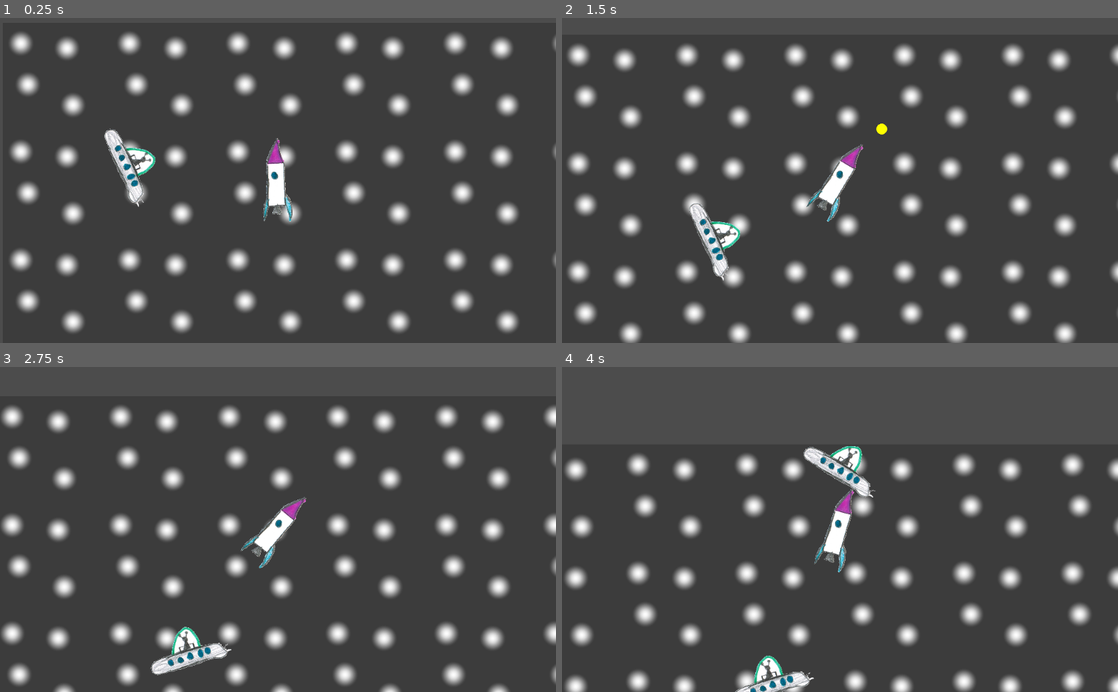
Above: before the commit, frames 1-4 (two rows, left to right).
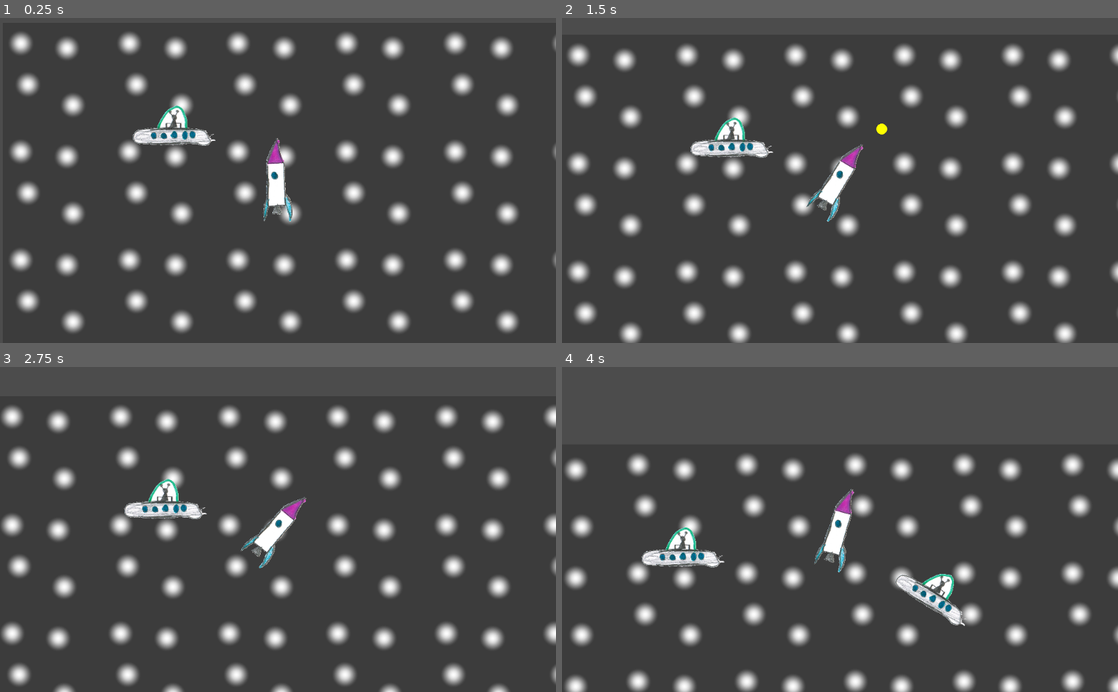
Above: after the commit, the same moments.

Repository: the-g-force/FamJam-April2020
Game: Godot game, scene res://src/Level.tscn
The game is run twice, just before and just after one commit, with the same random seed, the same clock (stepped at 60 frames per second) and the same inputs.
Inputs:
- Up to frame 1 (0.25 s): no input
- Up to frame 2 (1.5 s): hold Right (TurnRight) 0.53-1.28 s; tap Space (Fire) at 0.6, 1.35 s; hold Left (TurnLeft) from 1.28 s (still down)
- Up to frame 3 (2.75 s): release Left (TurnLeft) at 2.03 s; hold Right (TurnRight) from 2.03 s (still down); tap Space (Fire) at 2.1 s
- Up to frame 4 (4 s): release Right (TurnRight) at 2.78 s; hold Up (Thrust) 2.78-3.53 s; tap Space (Fire) at 2.85, 3.6 s; hold Left (TurnLeft) from 3.53 s (still down)

The runs differ from the first frame. In frame 1, 1.8% of the frame differs, in the area x 18-39%, y 26-59%; in frame 2, 1.8%; in frame 3, 1.8%; in frame 4, 3.4%, in the area x 14-73%, y 24-100%.

Commit message:
Refactor the UFO to be an area
The Paths object is now responsible for pathfollowing logic

Diff:
--- a/project/src/Paths.gd
+++ b/project/src/Paths.gd
@@ -1,11 +1,21 @@
 extends Node2D
 
+export var ufo_speed : float = 100
+
 var enemy = preload("res://src/UFO.tscn")
+
 onready var paths = $Paths
-var path
 
 func _on_Timer_timeout():
-	randomize()
-	var UFO = enemy.instance()
-	path = paths.get_children()[randi () % paths.get_child_count()]
-	path.add_child(UFO)
+	var ufo = enemy.instance()
+	var path_follow = PathFollow2D.new()
+	path_follow.add_child(ufo)
+
+	var path = paths.get_children()[randi () % paths.get_child_count()]
+	path.add_child(path_follow)
+
+func _process(delta:float):
+	for p in $Paths.get_children():
+		var path = p as Path2D
+		for ufo_path_follow in path.get_children():
+			ufo_path_follow.offset += ufo_speed * delta
--- a/project/src/UFO.gd
+++ b/project/src/UFO.gd
@@ -1,20 +1,16 @@
-extends PathFollow2D
+extends Area2D
 
 export var speed = 100
-var dead = false
+
+var _dead = false
+
 onready var explosion = $Boom
-
-func _process(delta):
-	if dead == false:
-		offset += speed*delta
-		if unit_offset > 1:
-			queue_free()
 
 func _on_body_entered(body):
 	if body.is_in_group("Bullet"):
-		if dead == false:
+		if _dead == false:
 			explosion.play()
-			dead = true
+			_dead = true
 			body.queue_free()
 			yield(get_tree().create_timer(0.5), "timeout")
 			queue_free()
--- a/project/src/UFO.tscn
+++ b/project/src/UFO.tscn
@@ -4,22 +4,21 @@
 [ext_resource path="res://src/UFO.gd" type="Script" id=2]
 [ext_resource path="res://assets/sfx/bad_explosion.wav" type="AudioStream" id=3]
 
-[node name="PathFollow2D" type="PathFollow2D" groups=[
-"Enemy",
-]]
+[node name="Area2D" type="Area2D"]
+position = Vector2( 240.064, 108.029 )
+collision_layer = 2
+collision_mask = 3
 script = ExtResource( 2 )
+__meta__ = {
+"_edit_group_": true
+}
+
+[node name="CollisionShape2D" type="CollisionPolygon2D" parent="."]
+polygon = PoolVector2Array( 63.1086, 29.4978, -71.2846, 27.8688, -35.4464, 7.5062, 2.83528, -34.848, 23.1979, 2.61916 )
 
 [node name="Sprite" type="Sprite" parent="."]
 scale = Vector2( 0.2, 0.2 )
 texture = ExtResource( 1 )
 
-[node name="Area2D" type="Area2D" parent="."]
-collision_layer = 2
-collision_mask = 3
-
-[node name="CollisionShape2D" type="CollisionPolygon2D" parent="Area2D"]
-polygon = PoolVector2Array( 63.1086, 29.4978, -71.2846, 27.8688, -35.4464, 7.5062, 2.83528, -34.848, 23.1979, 2.61916 )
-
 [node name="Boom" type="AudioStreamPlayer" parent="."]
 stream = ExtResource( 3 )
-[connection signal="body_entered" from="Area2D" to="." method="_on_body_entered"]
